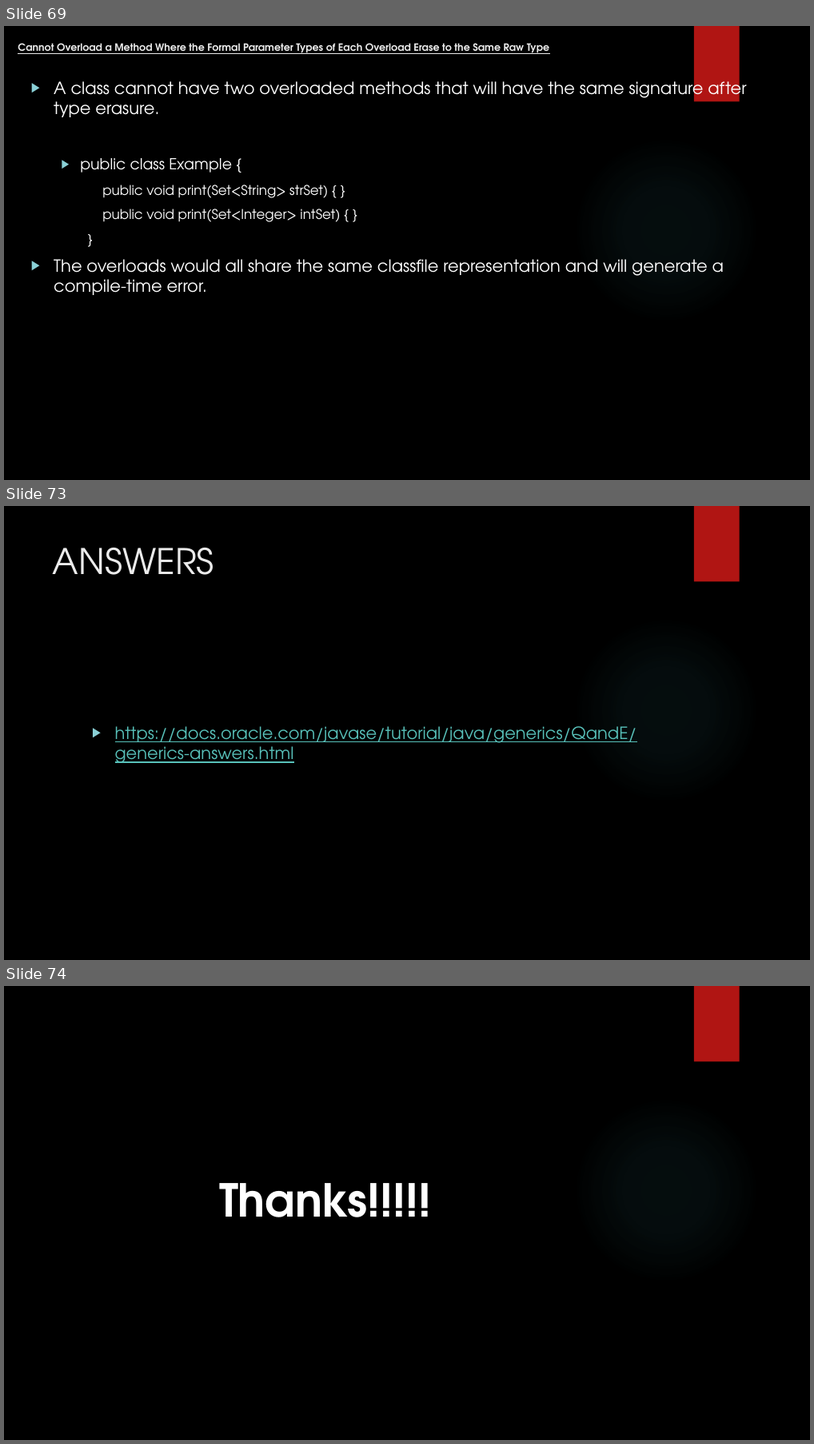
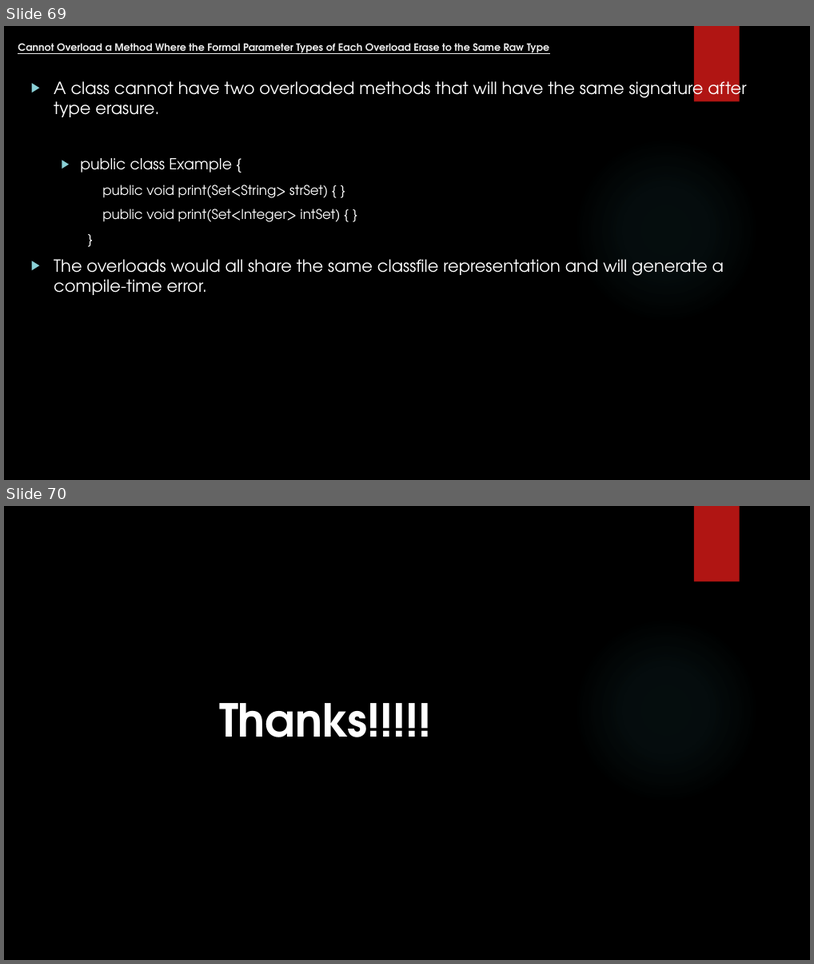
Before and after one commit to rudhrainfogain/JavaGenerics, a slide deck: src/main/resources/JavaGenerics.pptx. Shown one above the other, each under a label of ours: slides 69, 73 and 74 before the commit, slides 69 and 70 after it; the slides between them are not shown. The pictures are 814x1444 and 814x964 pixels, drawn with LibreOffice and Linux fonts; fonts in the diff are those of the drawing; background and template pictures are left out. Boxes give left, top, right and bottom in pixels: in the first picture for what was removed or moved away, otherwise in the second. Text is boxed around its words. In the diff, an @@ line names an element or a change of style, - is before the commit and + after.

```diff
--- a/src/main/resources/JavaGenerics.pptx
+++ b/src/main/resources/JavaGenerics.pptx
@@ slide 73 removed at (x1=4, y1=506, x2=810, y2=960), background picture (left out); not listed: 2 template elements that a slide beside it also shows @@
@@ title removed at (x1=53, y1=548, x2=214, y2=575) @@
-ANSWERS
@@ text removed at (x1=115, y1=726, x2=638, y2=763) @@
-▶ https://docs.oracle.com/javase/tutorial/java/generics/QandE/generics-answers.html
@@ what was slide 74 is now slide 70 @@
```
Also in this commit, not shown: 3 slides changed, 3 other slides removed, 8 other files.
